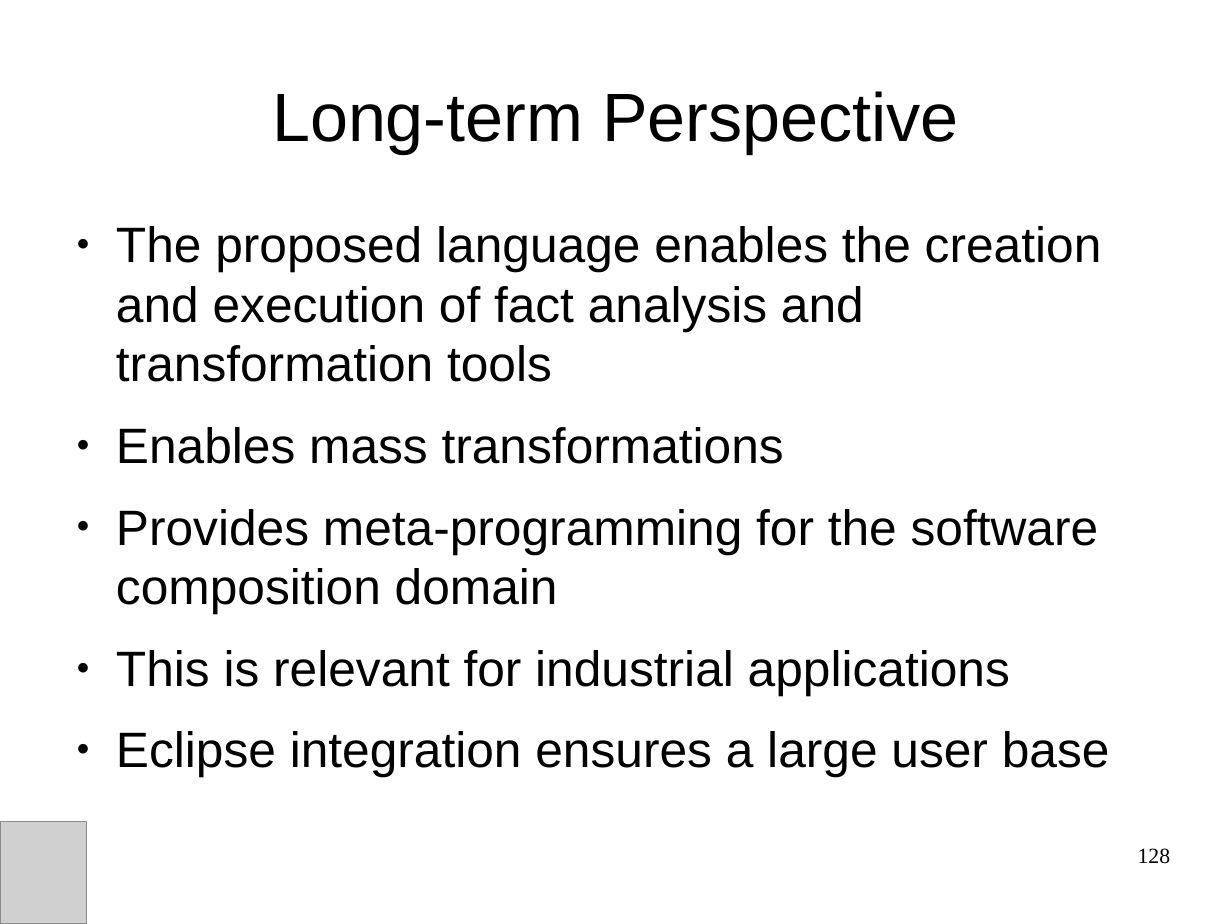
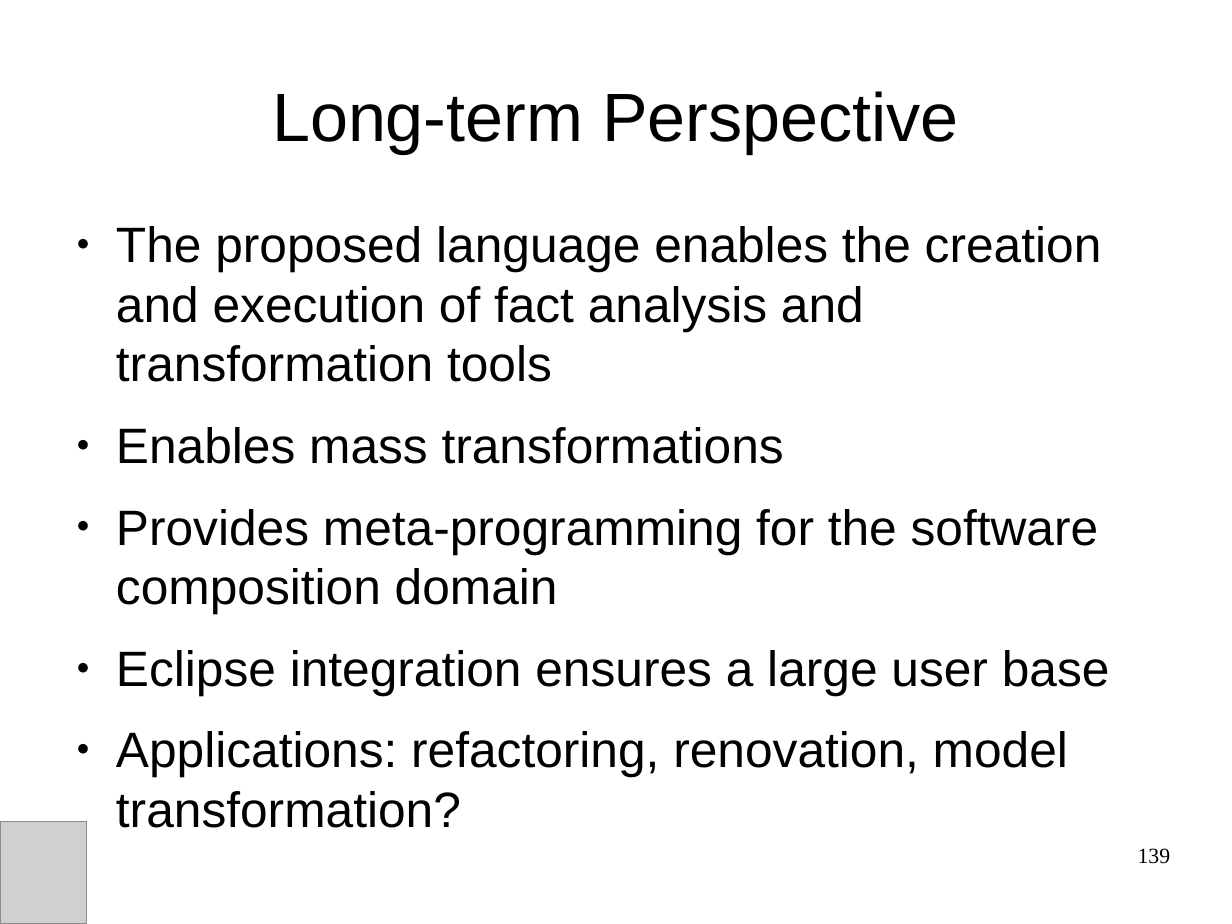
Before and after one commit to cwi-swat/meta-environment, a slide deck: slide 139 of meta-doc/analysis/rascal-slides/rascal-slides.odp (slide 128 before the commit). Drawn at 1232x924 pixels with LibreOffice and Linux fonts; fonts in the diff are those of the drawing; grey boxes stand for pictures; background and template pictures are left out. Boxes give left, top, right and bottom in pixels: in the first picture for what was removed or moved away, otherwise in the second. Text is boxed around its words. In the diff, an @@ line names an element or a change of style, - is before the commit and + after.

```diff
--- a/meta-doc/analysis/rascal-slides/rascal-slides.odp
+++ b/meta-doc/analysis/rascal-slides/rascal-slides.odp
@@ text at [116,650,1010,695]: paragraph removed @@
-● This is relevant for industrial applications
@@ text at [116,731,1068,828]: paragraph added @@
+● Applications: refactoring, renovation, model transformation?
@@ page number at [1138,848,1171,864]: text changed @@
-128
+139
```
Also in this commit, not shown: 22 other slides changed, 21 slides added, 10 slides removed.
